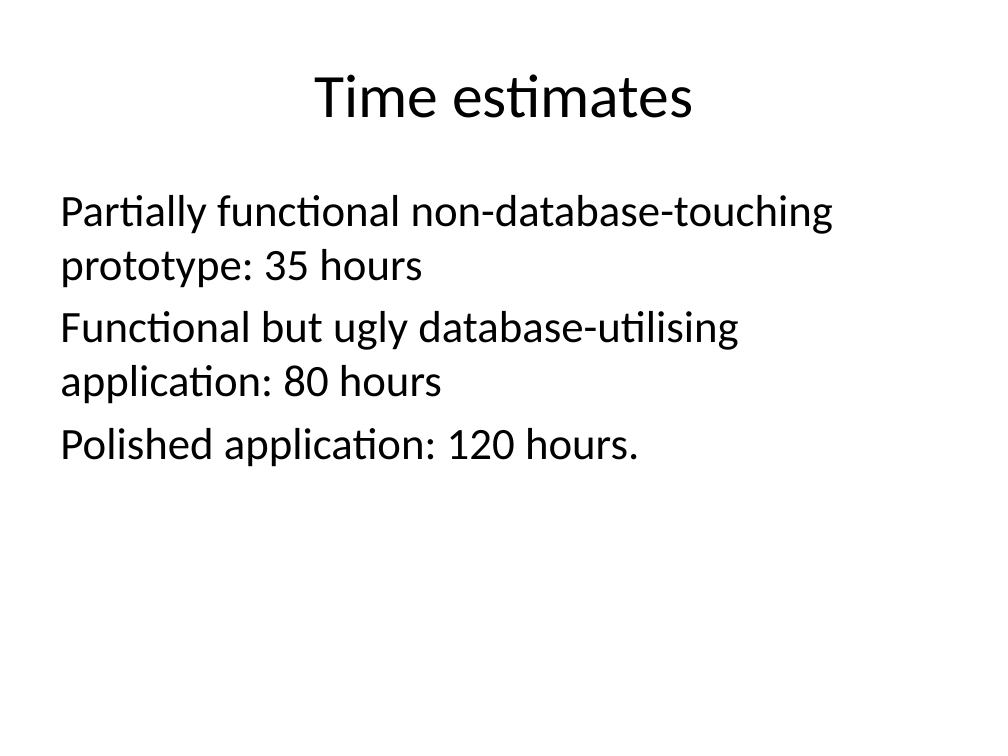
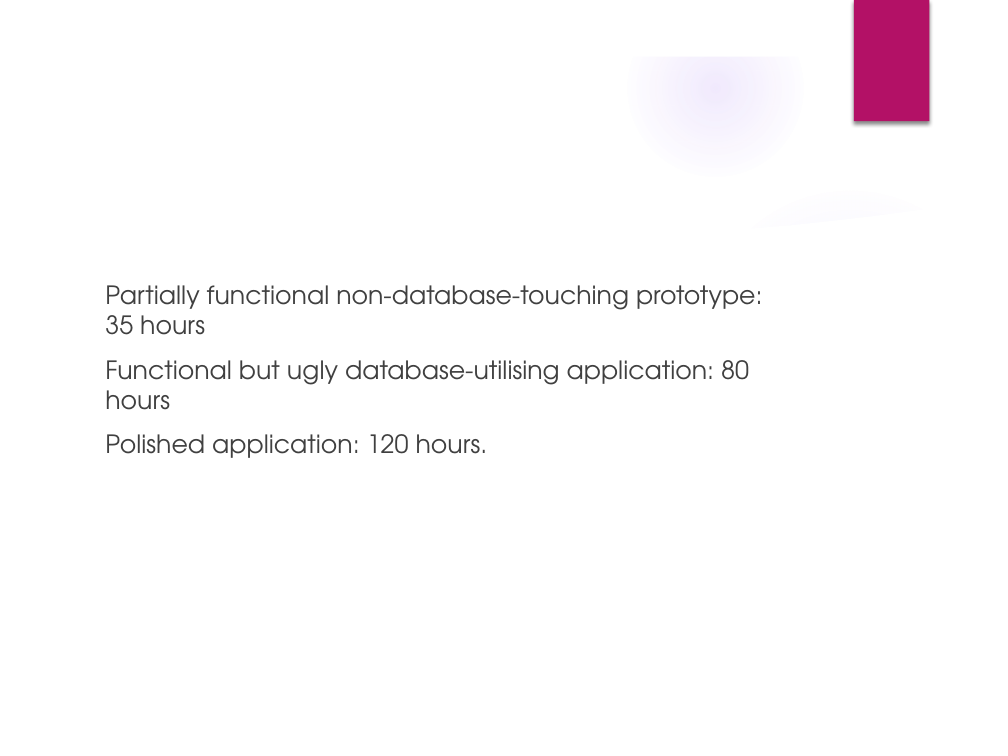
Before and after one commit to CS4431/CS4431-android, a slide deck: slide 8 of AndroidPresentation.pptx. Drawn at 1008x756 pixels with LibreOffice and Linux fonts; fonts in the diff are those of the drawing; background and template pictures are left out. Boxes give left, top, right and bottom in pixels: in the first picture for what was removed or moved away, otherwise in the second. Text is boxed around its words. In the diff, an @@ line names an element or a change of style, - is before the commit and + after.

```diff
--- a/AndroidPresentation.pptx
+++ b/AndroidPresentation.pptx
@@ group added at [0, 0, 1008, 756]: 4 ellipses, 3 freeform shapes @@
@@ rectangle added at [854, 0, 929, 121], fill #B31166 @@
@@ title "Time estimates": place and size @@
-title "Time estimates" at [314, 74, 693, 118]
+title "Time estimates" at [96, 102, 795, 180]
@@ title "Time estimates" at [96, 102, 795, 180]: size 44 to 32 pt, font Calibri to TeX Gyre Adventor, text colour #000000 to #FFFFFF; alignment centre to left @@
@@ text "Partially functional non-database-touching prototype: 35 ...": place and size @@
-text "Partially functional non-database-touching prototype: 35 ..." at [60, 195, 833, 467]
+text "Partially functional non-database-touching prototype: 35 ..." at [105, 285, 763, 458]
@@ text "Partially functional non-database-touching prototype: 35 ..." at [105, 285, 763, 458]: size 32 to 18 pt, font Calibri to TeX Gyre Adventor, text colour #000000 to #404040; more space between paragraphs @@
```
Also in this commit, not shown: 6 other slides changed, 2 slides added, 1 slide removed.
